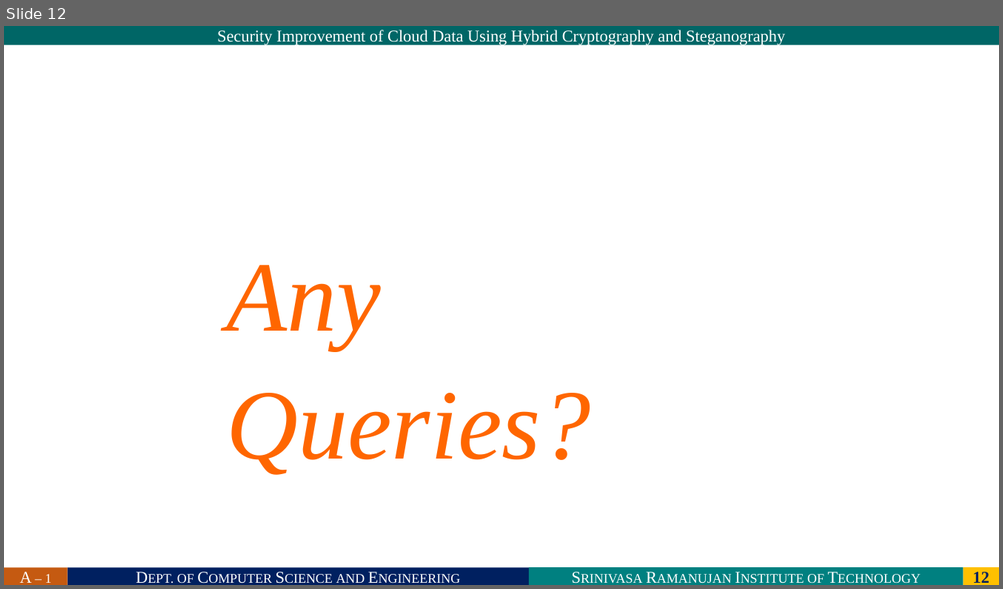
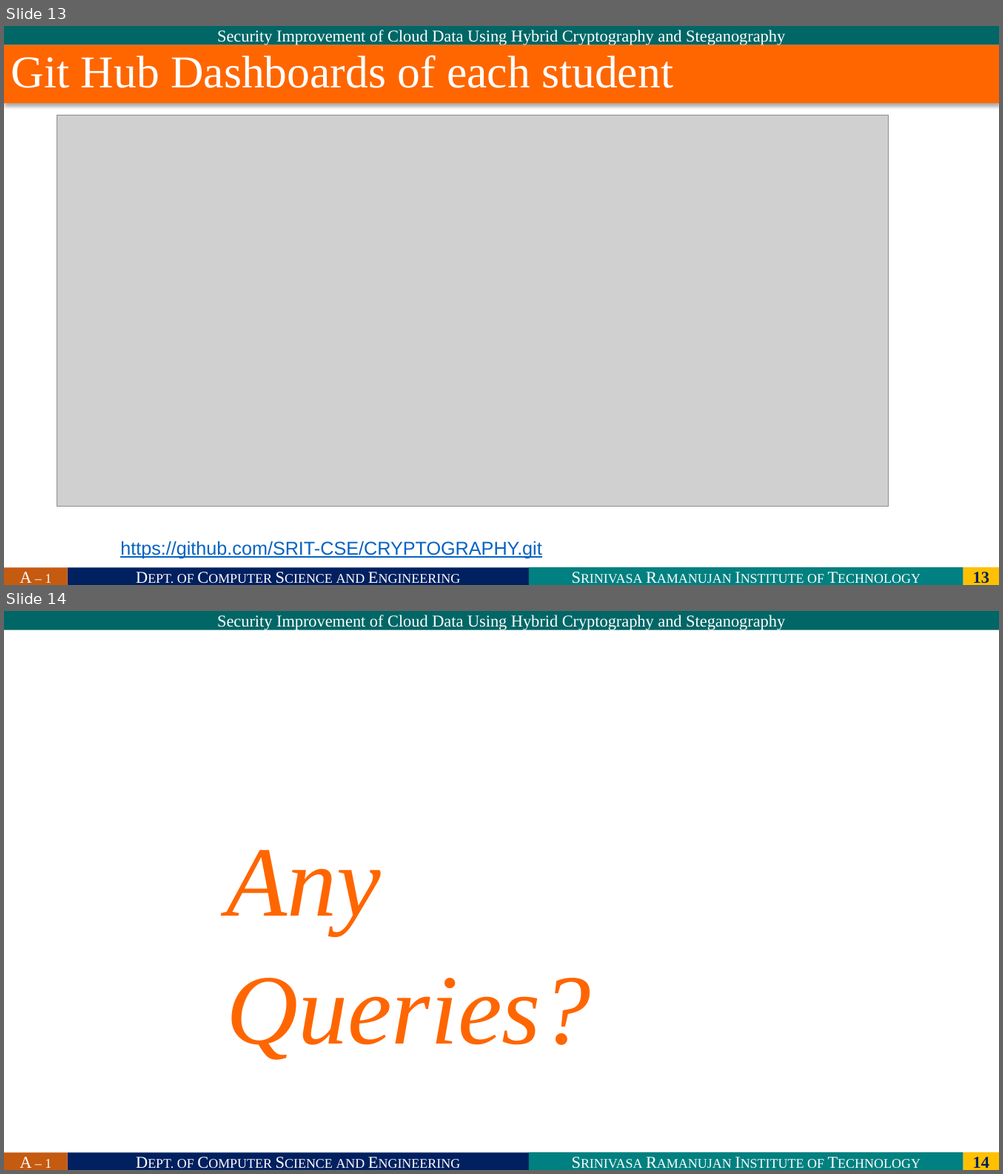
Before and after one commit to SRIT-CSE/SAFE-SHARING-ACESS-CONTROL-FOR-CLOUD-STORED-DATA, a slide deck: ajaykishore-506/Batch-A1.pptx. Shown one above the other, each under a label of ours: slide 12 before the commit, slides 13 and 14 after it. The pictures are 1003x589 and 1003x1174 pixels, drawn with LibreOffice and Linux fonts; fonts in the diff are those of the drawing; grey boxes stand for pictures; background and template pictures are left out. Boxes give left, top, right and bottom in pixels: in the first picture for what was removed or moved away, otherwise in the second. Text is boxed around its words. In the diff, an @@ line names an element or a change of style, - is before the commit and + after.

```diff
--- a/ajaykishore-506/Batch-A1.pptx
+++ b/ajaykishore-506/Batch-A1.pptx
@@ slide 13 added at <box>4,26,999,585</box>, background #FFFFFF; not listed: 5 template elements that a slide beside it also shows @@
@@ title added at <box>4,44,999,103</box>, fill #FF6600, 44 pt, text #FFFFFF @@
+Git Hub Dashboards of each student
@@ picture added at <box>57,115,888,506</box> @@
@@ text added at <box>120,541,542,559</box>, 18 pt, text #0563C1, underline @@
+https://github.com/SRIT-CSE/CRYPTOGRAPHY.git
@@ what was slide 12 is now slide 14 @@
@@ page number at <box>973,1157,989,1168</box>: text changed @@
-12
+14
```
Also in this commit, not shown: 9 slides changed, 1 other slide added.
